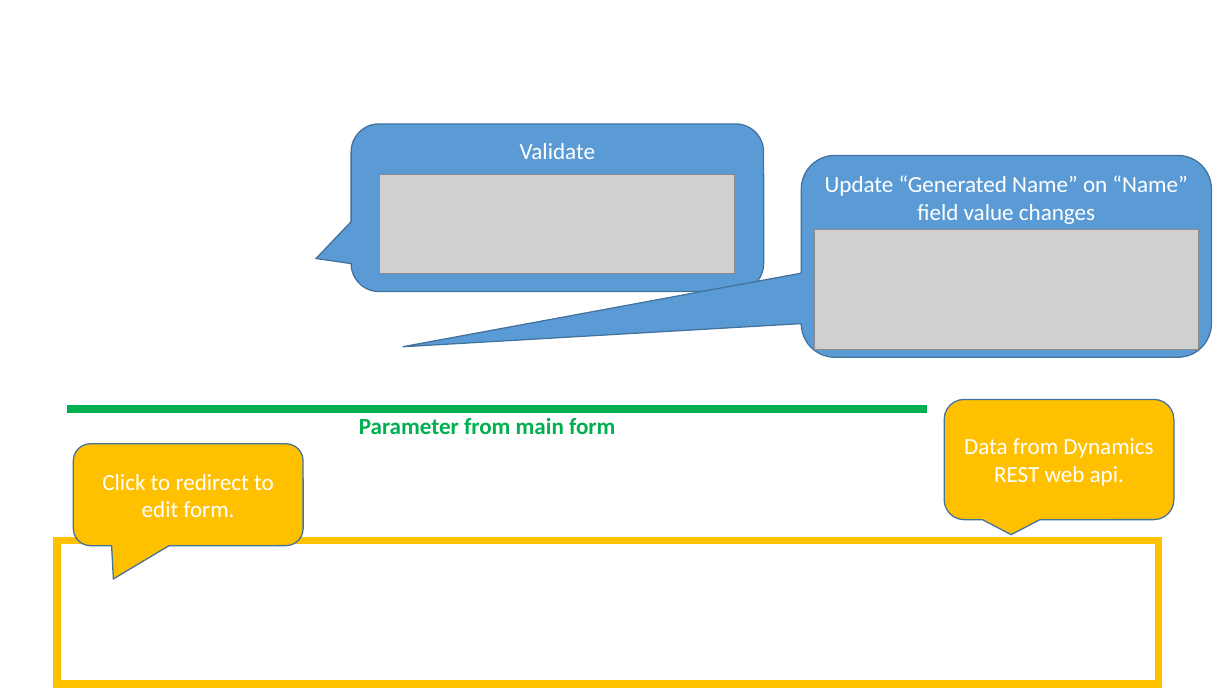
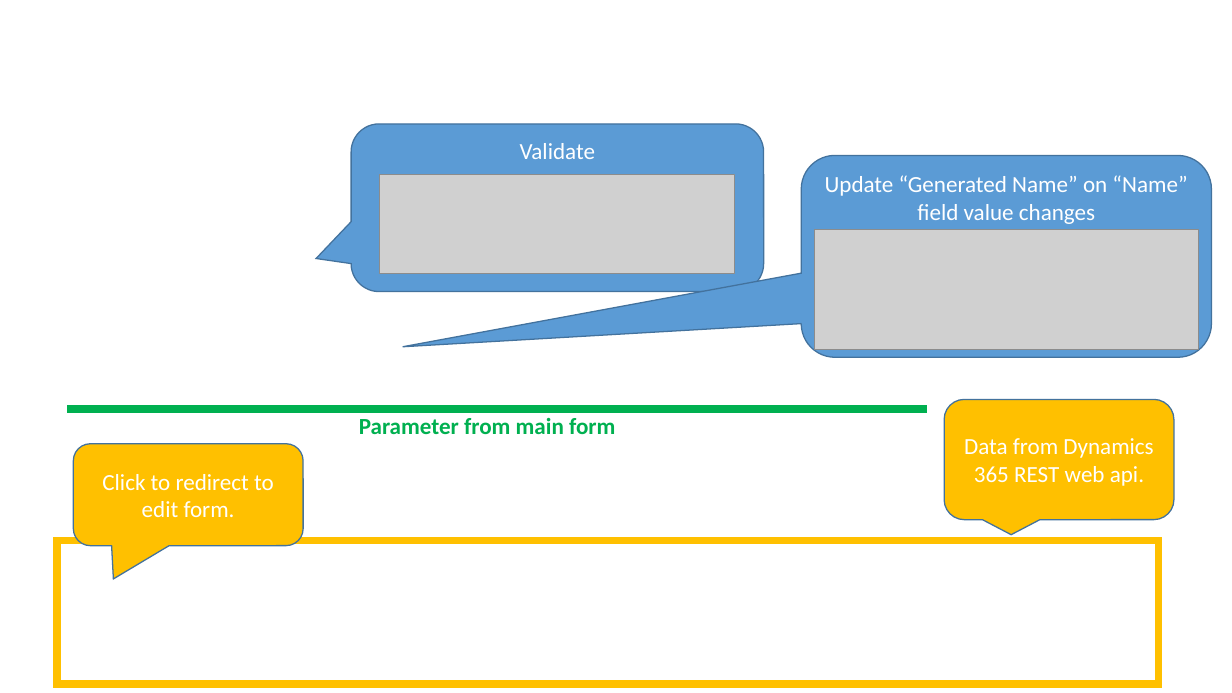
Before and after one commit to hevilhuy/Reports, a slide deck: slide 4 of Document/Report 3.pptx. Drawn at 1232x693 pixels with LibreOffice and Linux fonts; fonts in the diff are those of the drawing; grey boxes stand for pictures; background and template pictures are left out. Boxes give left, top, right and bottom in pixels: in the first picture for what was removed or moved away, otherwise in the second. Text is boxed around its words. In the diff, an @@ line names an element or a change of style, - is before the commit and + after.

```diff
--- a/Document/Report 3.pptx
+++ b/Document/Report 3.pptx
@@ text in rounded speech box at [964, 438, 1153, 486]: text changed @@
-Data from Dynamics REST web api.
+Data from Dynamics 365 REST web api.
```
Also in this commit, not shown: 2 other slides changed, 2 other files.
